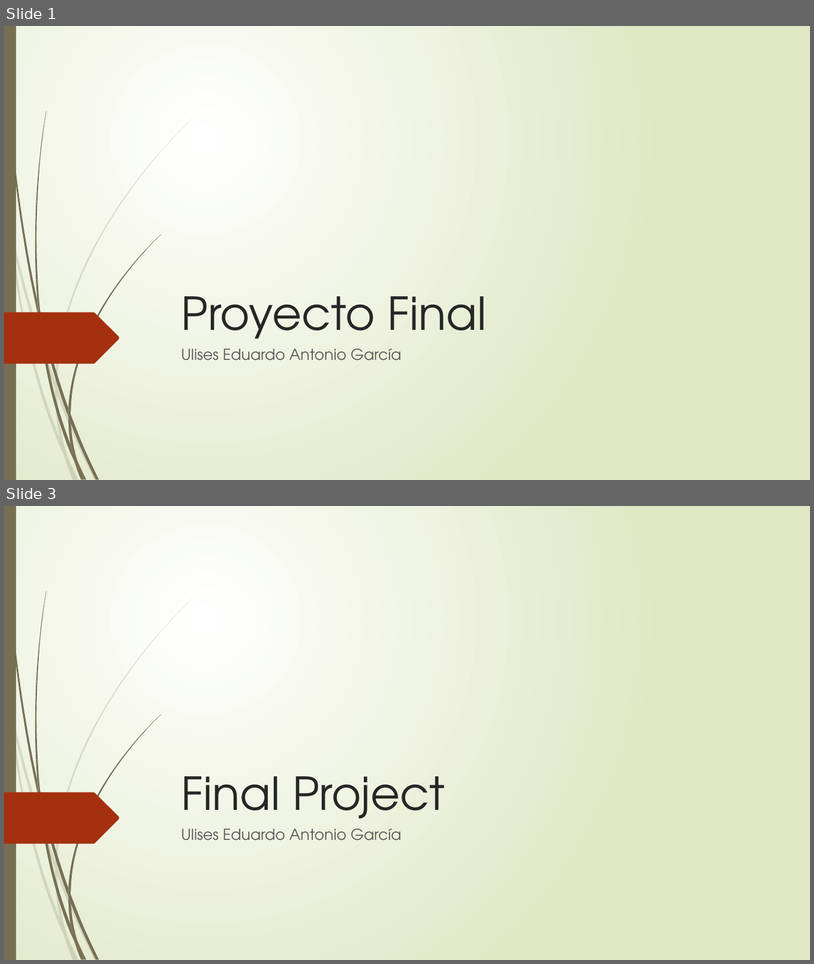
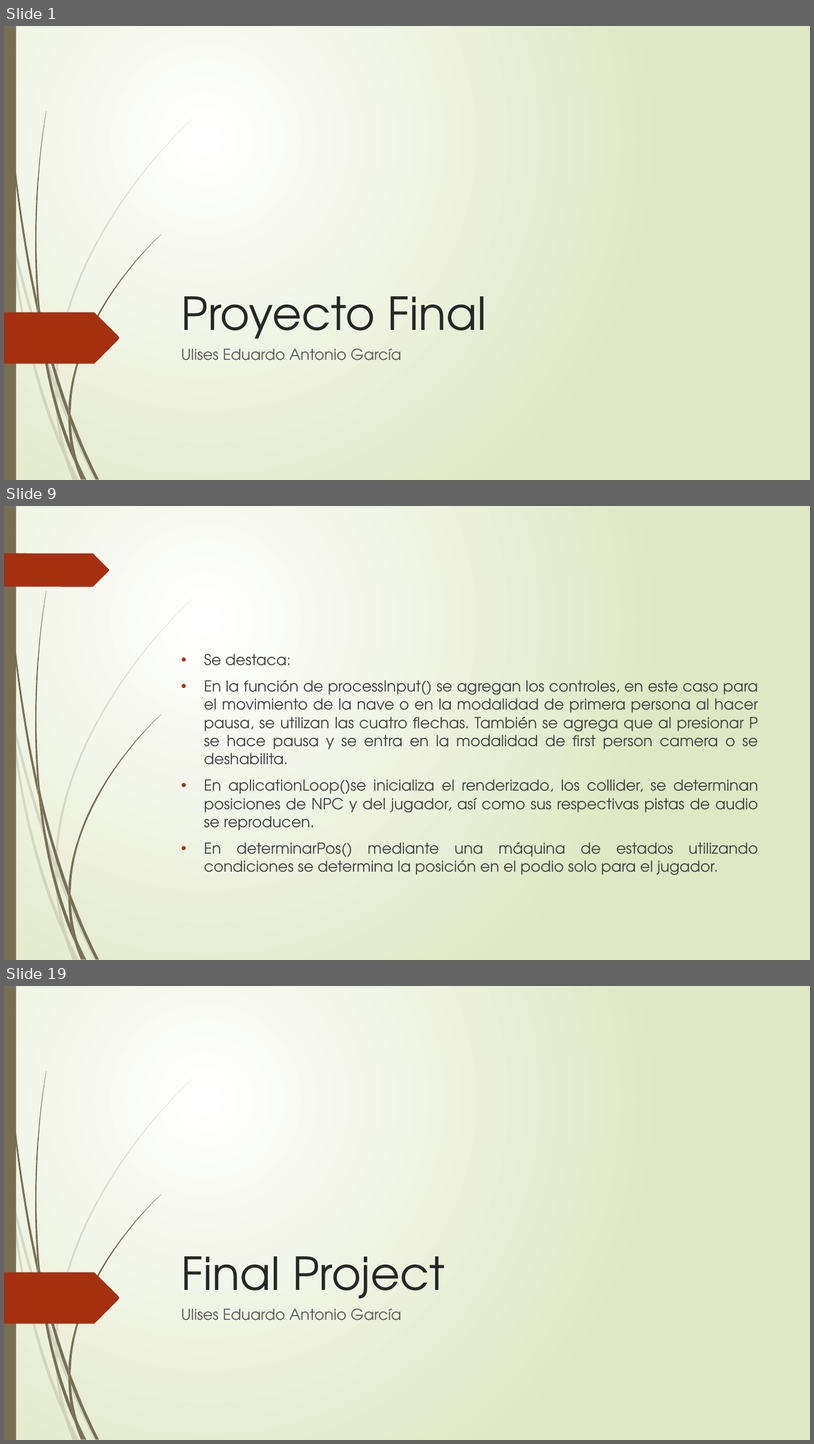
Before and after one commit to gitloot/ComputacionGraficaAvanzada, a slide deck: DocumentacionProyecto/PresentacionES_EN.pptx. Shown one above the other, each under a label of ours: slides 1 and 3 before the commit, slides 1, 9 and 19 after it; the slides between them are not shown. The pictures are 814x964 and 814x1444 pixels, drawn with LibreOffice and Linux fonts; fonts in the diff are those of the drawing. Boxes give left, top, right and bottom in pixels: in the first picture for what was removed or moved away, otherwise in the second. Text is boxed around its words. In the diff, an @@ line names an element or a change of style, - is before the commit and + after.

```diff
--- a/DocumentacionProyecto/PresentacionES_EN.pptx
+++ b/DocumentacionProyecto/PresentacionES_EN.pptx
@@ slide 9 added at <box>4,506,810,960</box>, background gradient #FFFFFF to #DFE8C4; not listed: 23 template elements that a slide beside it also shows @@
@@ freeform shape added at <box>4,553,109,586</box>, fill #A53010 @@
@@ text added at <box>204,654,759,875</box>, 18 pt, text #404040 @@
+• Se destaca:
+• En la función de processInput() se agregan los controles, en este caso para el movimiento de la nave o en la modalidad de primera persona al hacer pausa, se utilizan las cuatro flechas. También se agrega que al presionar P se hace pausa y se entra en la modalidad de first person camera o se deshabilita.
+• En aplicationLoop()se inicializa el renderizado, los collider, se determinan posiciones de NPC y del jugador, así como sus respectivas pistas de audio se reproducen.
+• En determinarPos() mediante una máquina de estados utilizando condiciones se determina la posición en el podio solo para el jugador.
@@ what was slide 3 is now slide 19 @@
```
Also in this commit, not shown: 33 other slides added, 1 slide removed, 1 other file.
